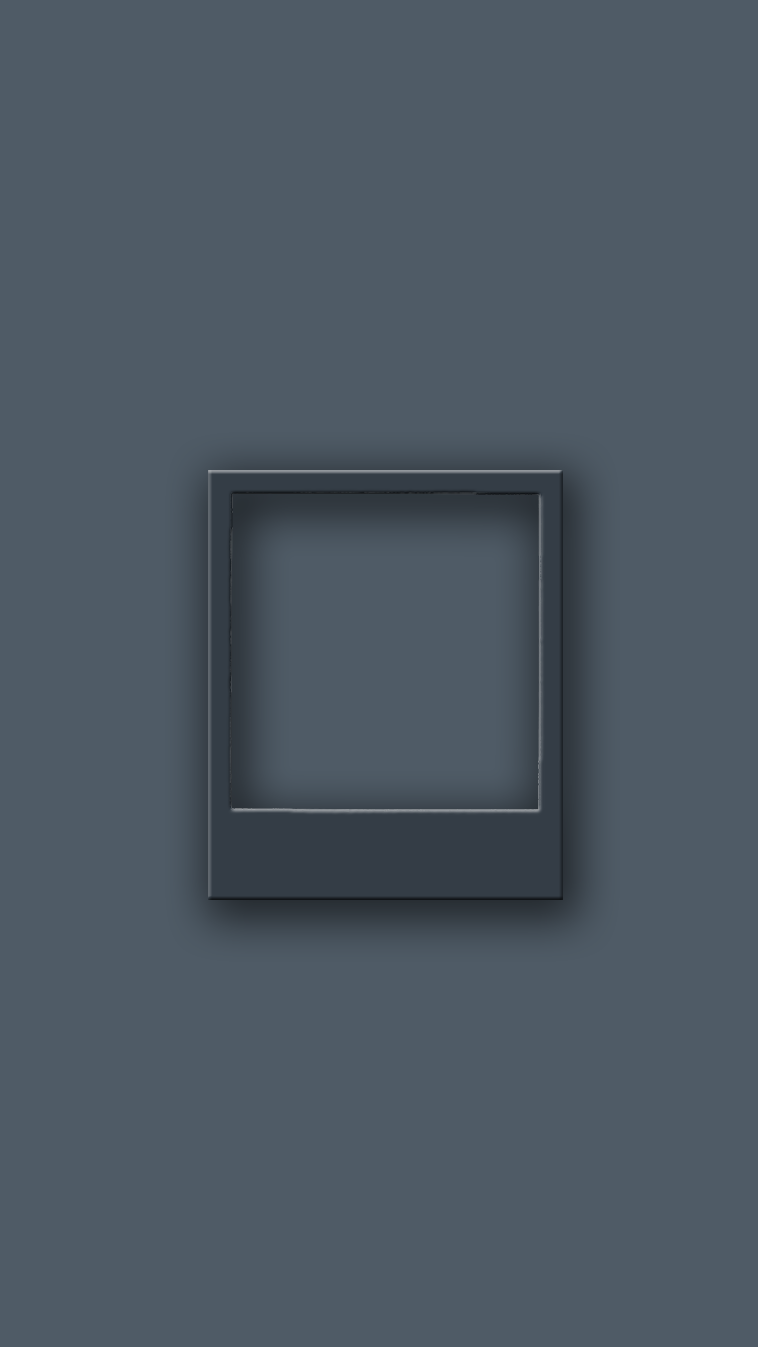
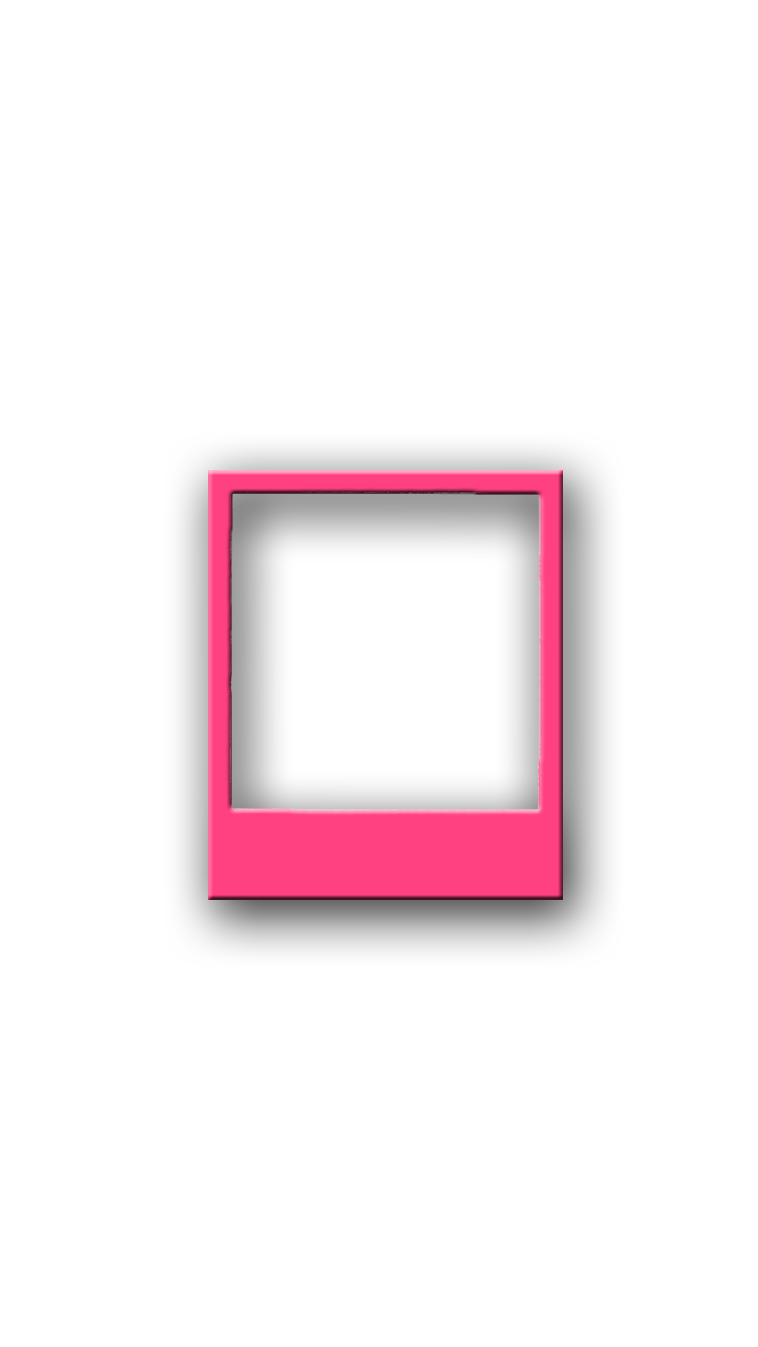
Before/after of a 758 × 1347 layered artwork. What changed in the layer stack:
renamed "Layer 1" to "Layer 2", painted on it over (208, 470, 563, 900)
removed layer "Color Fill 1" over (0, 0, 758, 1347)
